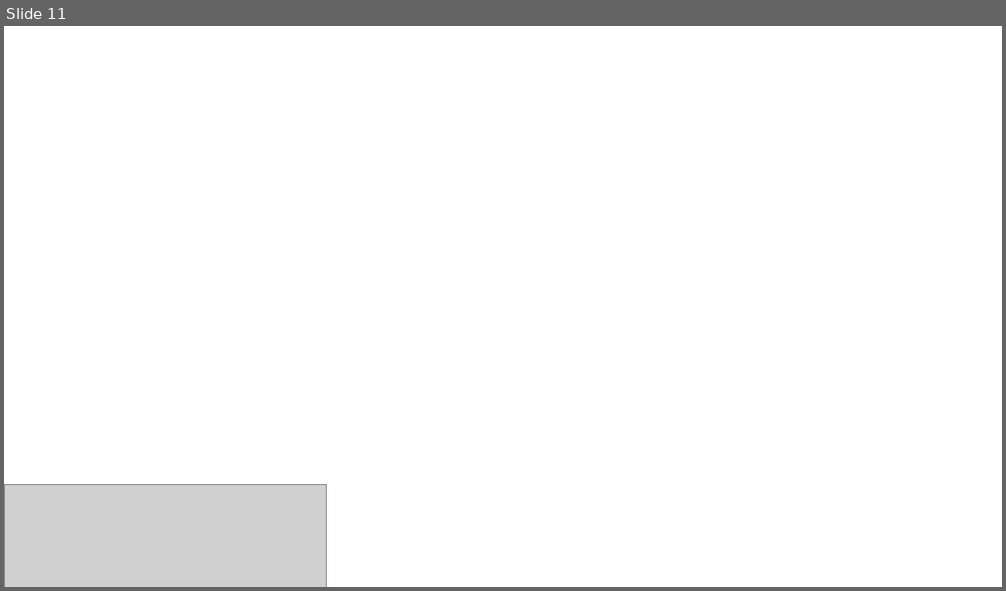
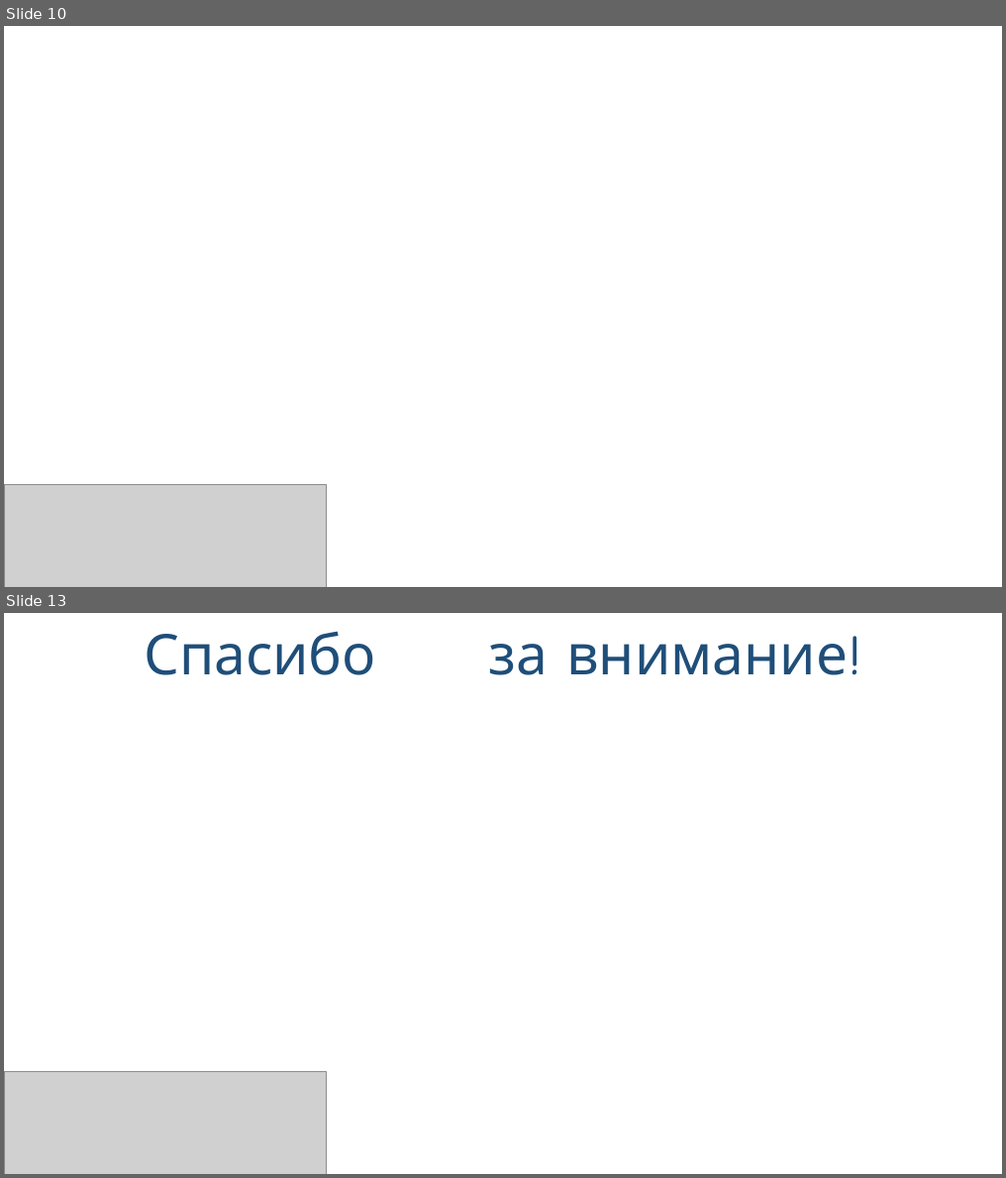
Before and after one commit to NikaLeb/181_351_testingLN, a slide deck: Lightning_Network.pptx. Shown one above the other, each under a label of ours: slide 11 before the commit, slides 10 and 13 after it; the slides between them are not shown. The pictures are 1006x591 and 1006x1178 pixels, drawn with LibreOffice and Linux fonts; fonts in the diff are those of the drawing; grey boxes stand for pictures; background and template pictures are left out. Boxes give left, top, right and bottom in pixels: in the first picture for what was removed or moved away, otherwise in the second. Text is boxed around its words. In the diff, an @@ line names an element or a change of style, - is before the commit and + after.

```diff
--- a/Lightning_Network.pptx
+++ b/Lightning_Network.pptx
@@ slide 13 added at (4, 613, 1002, 1174), background picture (left out) @@
@@ title added at (144, 631, 847, 675), 54 pt, text #1F4E79 @@
+Спасибо за внимание!
@@ picture added at (4, 1071, 327, 1174) @@
@@ what was slide 11 is now slide 10 @@
```
Also in this commit, not shown: 1 slide changed, 2 other slides added, 3 slides removed.
